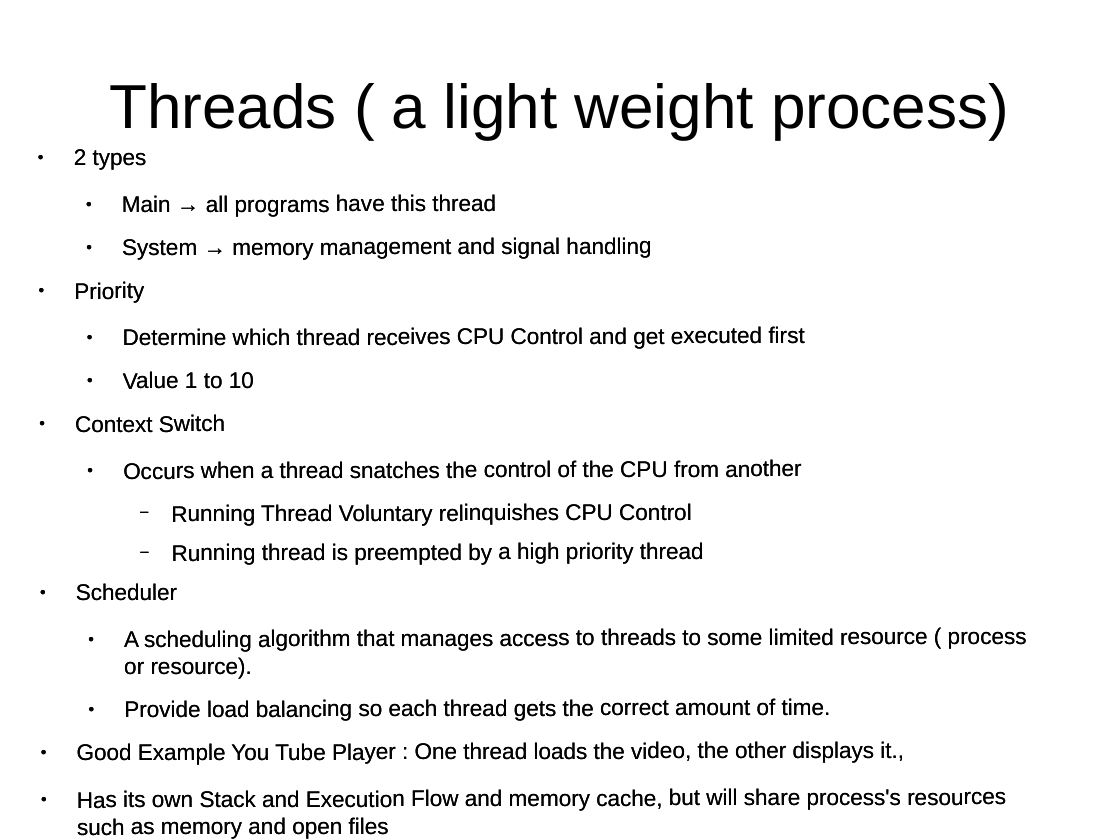
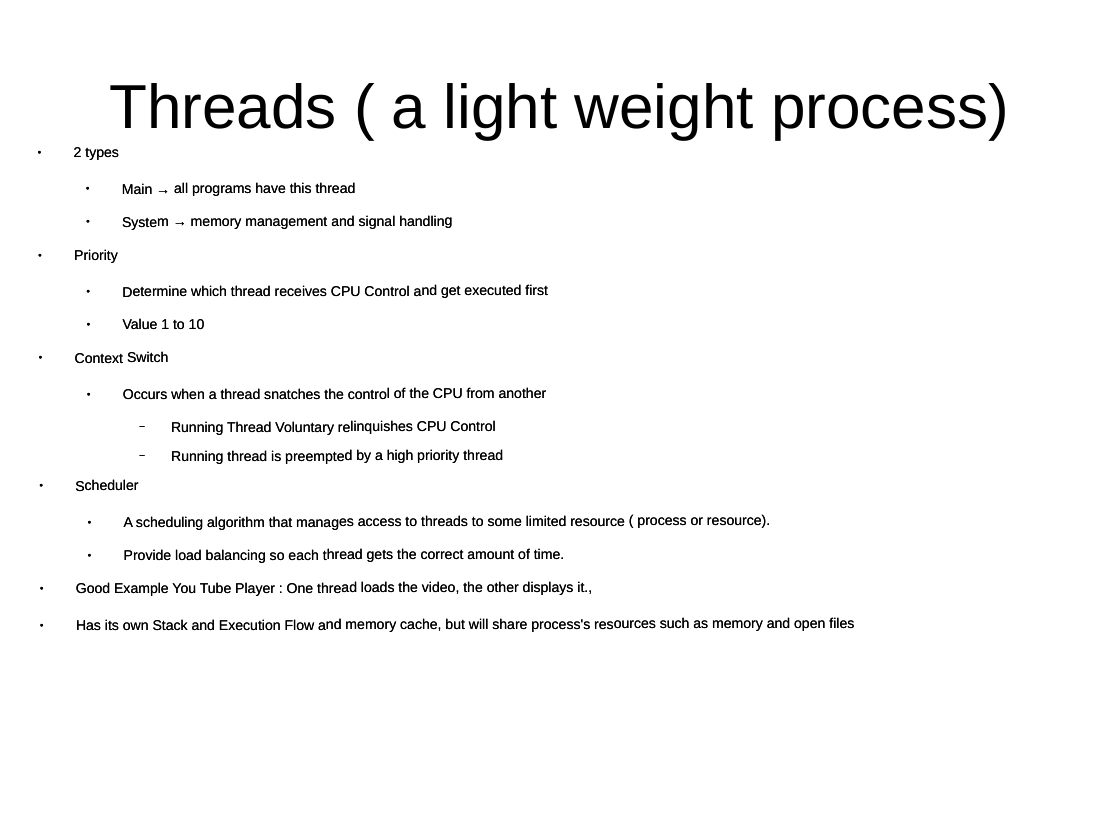
Before and after one commit to CharlesStockman/notesFromCourses, a slide deck: slide 7 of java/core/Threads.odp. Drawn at 1120x840 pixels with LibreOffice and Linux fonts; fonts in the diff are those of the drawing. Boxes give left, top, right and bottom in pixels: in the first picture for what was removed or moved away, otherwise in the second. Text is boxed around its words. In the diff, an @@ line names an element or a change of style, - is before the commit and + after.

```diff
--- a/java/core/Threads.odp
+++ b/java/core/Threads.odp
@@ text "2 types" at bbox=[74, 147, 854, 632]: size 16 to 10 pt @@
```
Also in this commit, not shown: 1 other slide changed, 15 other files.
